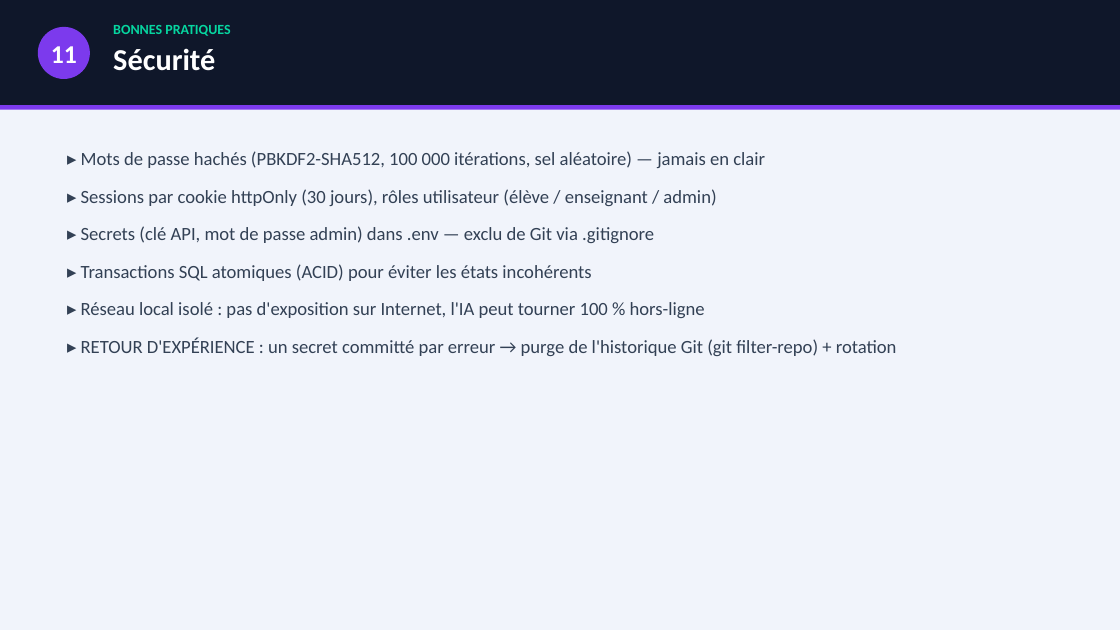
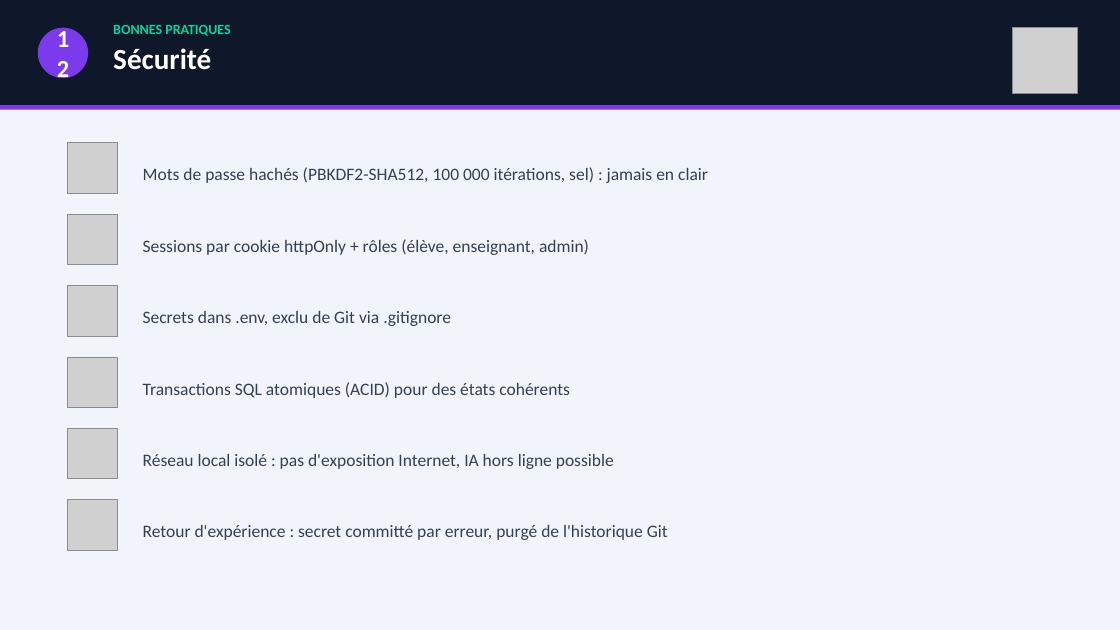
Before and after one commit to NewGenesisAgency/color_room, a slide deck: slide 16 of ColorRoom_Presentation_BTS_CIEL.pptx (slide 14 before the commit). Drawn at 1120x630 pixels with LibreOffice and Linux fonts; fonts in the diff are those of the drawing; grey boxes stand for pictures. Boxes give left, top, right and bottom in pixels: in the first picture for what was removed or moved away, otherwise in the second. Text is boxed around its words. In the diff, an @@ line names an element or a change of style, - is before the commit and + after.

```diff
--- a/ColorRoom_Presentation_BTS_CIEL.pptx
+++ b/ColorRoom_Presentation_BTS_CIEL.pptx
@@ picture added at (x1=1012, y1=28, x2=1078, y2=93) @@
@@ text in ellipse at (x1=51, y1=46, x2=77, y2=63): text changed; size 22 to 21 pt @@
-11
+12
@@ text at (x1=113, y1=48, x2=211, y2=70): size 26 to 25 pt in "Sécurité" @@
@@ picture added at (x1=67, y1=143, x2=118, y2=193) @@
@@ text removed at (x1=81, y1=151, x2=897, y2=356) @@
-▸ Mots de passe hachés (PBKDF2-SHA512, 100 000 itérations, sel aléatoire) — jamais en clair
-▸ Sessions par cookie httpOnly (30 jours), rôles utilisateur (élève / enseignant / admin)
-▸ Secrets (clé API, mot de passe admin) dans .env — exclu de Git via .gitignore
-▸ Transactions SQL atomiques (ACID) pour éviter les états incohérents
-▸ Réseau local isolé : pas d'exposition sur Internet, l'IA peut tourner 100 % hors-ligne
-▸ RETOUR D'EXPÉRIENCE : un secret committé par erreur → purge de l'historique Git (git filter-repo) + rotation
@@ text added at (x1=143, y1=167, x2=708, y2=183), 15 pt, text #334155 @@
+Mots de passe hachés (PBKDF2-SHA512, 100 000 itérations, sel) : jamais en clair
@@ picture added at (x1=67, y1=214, x2=118, y2=265) @@
@@ text added at (x1=143, y1=239, x2=589, y2=255), 15 pt, text #334155 @@
+Sessions par cookie httpOnly + rôles (élève, enseignant, admin)
@@ picture added at (x1=67, y1=286, x2=118, y2=336) @@
@@ text added at (x1=143, y1=311, x2=451, y2=326), 15 pt, text #334155 @@
+Secrets dans .env, exclu de Git via .gitignore
@@ picture added at (x1=67, y1=357, x2=118, y2=408) @@
@@ text added at (x1=143, y1=382, x2=570, y2=398), 15 pt, text #334155 @@
+Transactions SQL atomiques (ACID) pour des états cohérents
@@ picture added at (x1=67, y1=429, x2=118, y2=479) @@
@@ text added at (x1=143, y1=454, x2=614, y2=469), 15 pt, text #334155 @@
+Réseau local isolé : pas d'exposition Internet, IA hors ligne possible
@@ picture added at (x1=67, y1=500, x2=118, y2=550) @@
@@ text added at (x1=143, y1=525, x2=668, y2=540), 15 pt, text #334155 @@
+Retour d'expérience : secret committé par erreur, purgé de l'historique Git
```
Also in this commit, not shown: 18 other slides changed, 2 slides added, 24 other files.
